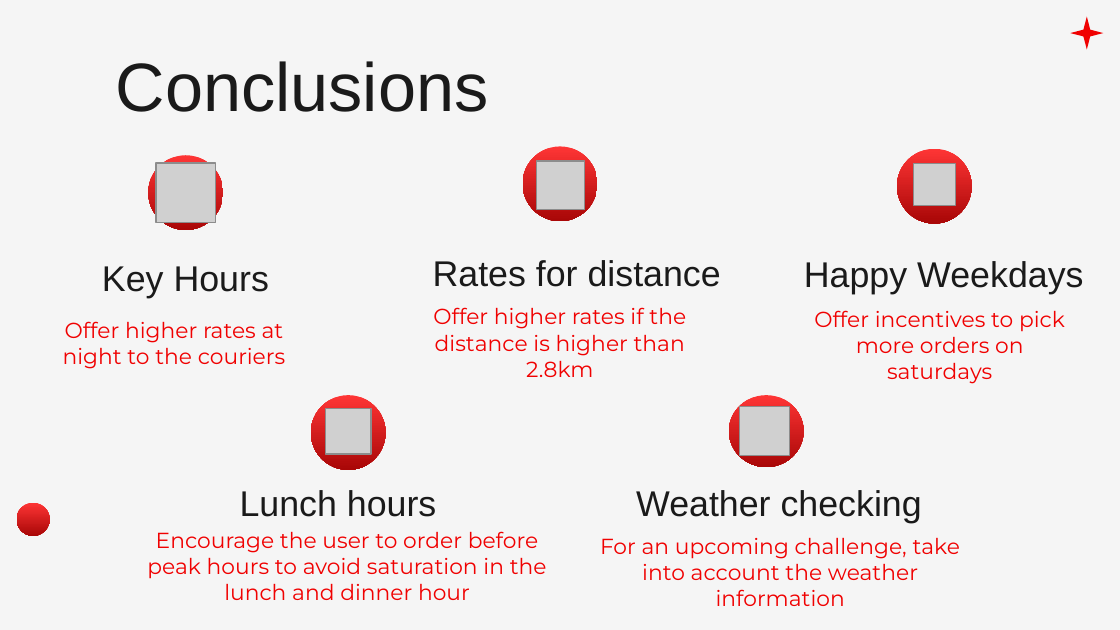
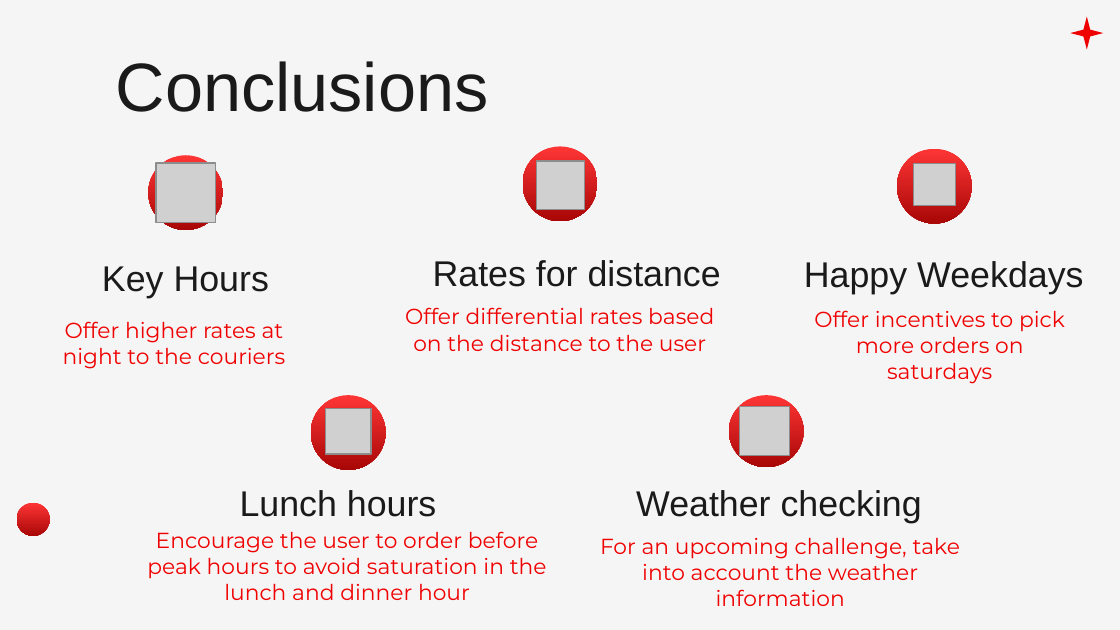
Before and after one commit to jdcarranzas/Prueba-Rappi, a slide deck: slide 31 of Rappi_Case.pptx (slide 27 before the commit). Drawn at 1120x630 pixels with LibreOffice and Linux fonts; fonts in the diff are those of the drawing; grey boxes stand for pictures; background and template pictures are left out. Boxes give left, top, right and bottom in pixels: in the first picture for what was removed or moved away, otherwise in the second. Text is boxed around its words. In the diff, an @@ line names an element or a change of style, - is before the commit and + after.

```diff
--- a/Rappi_Case.pptx
+++ b/Rappi_Case.pptx
@@ subtitle at [405,307,714,351]: text changed @@
-Offer higher rates if the distance is higher than 2.8km
+Offer differential rates based on the distance to the user
```
Also in this commit, not shown: 5 slides added, 3 other files.
